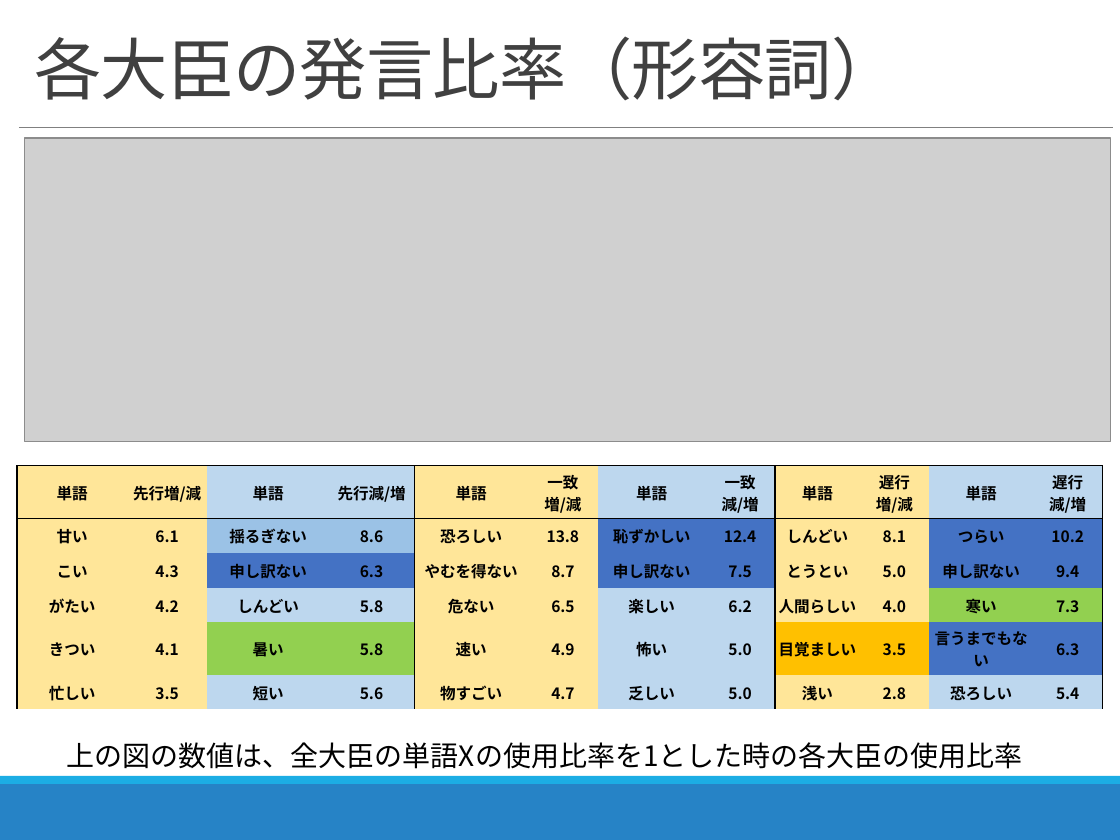
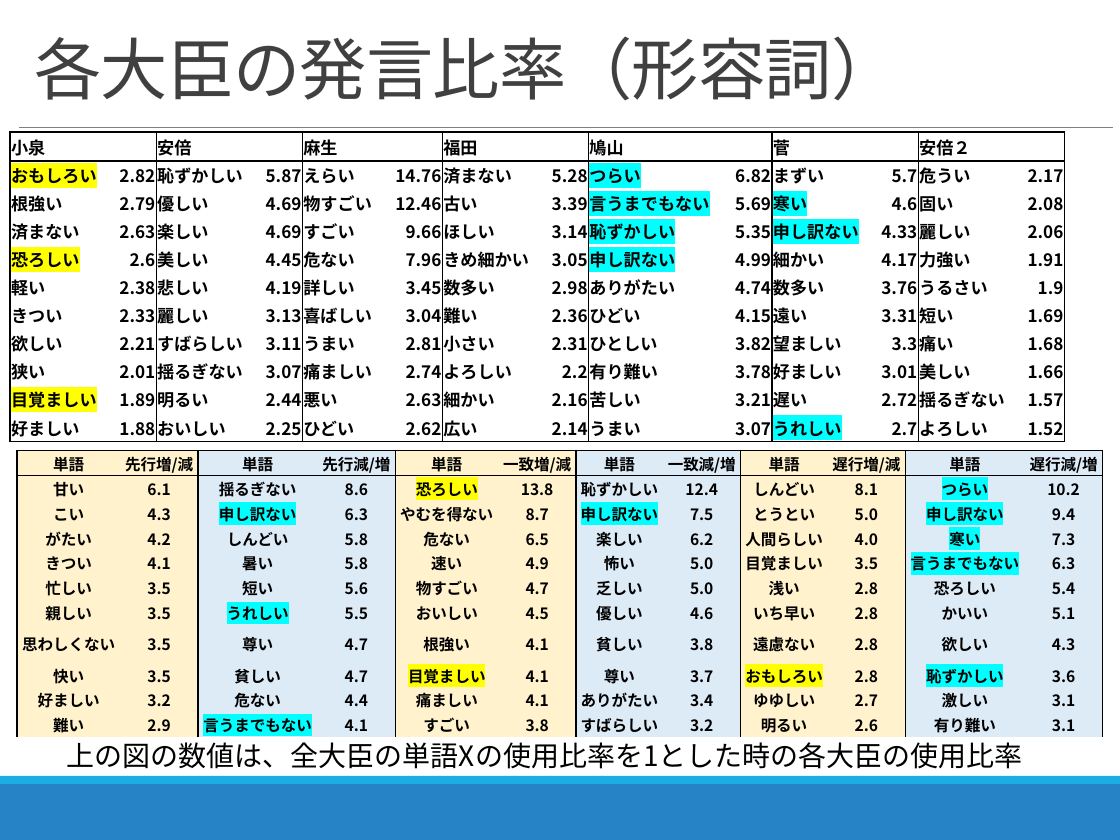
Before and after one commit to zerebom/amazon_sclapiing, a slide deck: slide 12 of 2018_11_07_進捗報告.pptx (slide 11 before the commit). Drawn at 1120x840 pixels with LibreOffice and Linux fonts; fonts in the diff are those of the drawing; grey boxes stand for pictures. Boxes give left, top, right and bottom in pixels: in the first picture for what was removed or moved away, otherwise in the second. Text is boxed around its words. In the diff, an @@ line names an element or a change of style, - is before the commit and + after.

```diff
--- a/2018_11_07_進捗報告.pptx
+++ b/2018_11_07_進捗報告.pptx
@@ table added at <box>10,132,1061,445</box>, 11 rows, 14 columns @@
+小泉 |  | 安倍 |  | 麻生 |  | 福田 |  | 鳩山 |  | 菅 |  | 安倍２ | 
+おもしろい | 2.82 | 恥ずかしい | 5.87 | えらい | 14.76 | 済まない | 5.28 | つらい | 6.82 | まずい | 5.7 | 危うい | 2.17
+根強い | 2.79 | 優しい | 4.69 | 物すごい | 12.46 | 古い | 3.39 | 言うまでもない | 5.69 | 寒い | 4.6 | 固い | 2.08
+済まない | 2.63 | 楽しい | 4.69 | すごい | 9.66 | ほしい | 3.14 | 恥ずかしい | 5.35 | 申し訳ない | 4.33 | 麗しい | 2.06
+恐ろしい | 2.6 | 美しい | 4.45 | 危ない | 7.96 | きめ細かい | 3.05 | 申し訳ない | 4.99 | 細かい | 4.17 | 力強い | 1.91
+軽い | 2.38 | 悲しい | 4.19 | 詳しい | 3.45 | 数多い | 2.98 | ありがたい | 4.74 | 数多い | 3.76 | うるさい | 1.9
+きつい | 2.33 | 麗しい | 3.13 | 喜ばしい | 3.04 | 難い | 2.36 | ひどい | 4.15 | 遠い | 3.31 | 短い | 1.69
+欲しい | 2.21 | すばらしい | 3.11 | うまい | 2.81 | 小さい | 2.31 | ひとしい | 3.82 | 望ましい | 3.3 | 痛い | 1.68
+狭い | 2.01 | 揺るぎない | 3.07 | 痛ましい | 2.74 | よろしい | 2.2 | 有り難い | 3.78 | 好ましい | 3.01 | 美しい | 1.66
+目覚ましい | 1.89 | 明るい | 2.44 | 悪い | 2.63 | 細かい | 2.16 | 苦しい | 3.21 | 遅い | 2.72 | 揺るぎない | 1.57
+好ましい | 1.88 | おいしい | 2.25 | ひどい | 2.62 | 広い | 2.14 | うまい | 3.07 | うれしい | 2.7 | よろしい | 1.52
@@ picture removed at <box>25,138,1110,441</box> @@
@@ table at <box>17,450,1105,741</box> @@
+row 7: 親しい | 3.5 | うれしい | 5.5 | おいしい | 4.5 | 優しい | 4.6 | いち早い | 2.8 | かいい | 5.1
+row 8: 思わしくない | 3.5 | 尊い | 4.7 | 根強い | 4.1 | 貧しい | 3.8 | 遠慮ない | 2.8 | 欲しい | 4.3
+row 9: 快い | 3.5 | 貧しい | 4.7 | 目覚ましい | 4.1 | 尊い | 3.7 | おもしろい | 2.8 | 恥ずかしい | 3.6
+row 10: 好ましい | 3.2 | 危ない | 4.4 | 痛ましい | 4.1 | ありがたい | 3.4 | ゆゆしい | 2.7 | 激しい | 3.1
+row 11: 難い | 2.9 | 言うまでもない | 4.1 | すごい | 3.8 | すばらしい | 3.2 | 明るい | 2.6 | 有り難い | 3.1
@@ table: place and size @@
-table at <box>17,466,1101,709</box>
+table at <box>17,450,1105,741</box>
```
Also in this commit, not shown: 9 other slides changed, 8 slides added, 24 other files.
